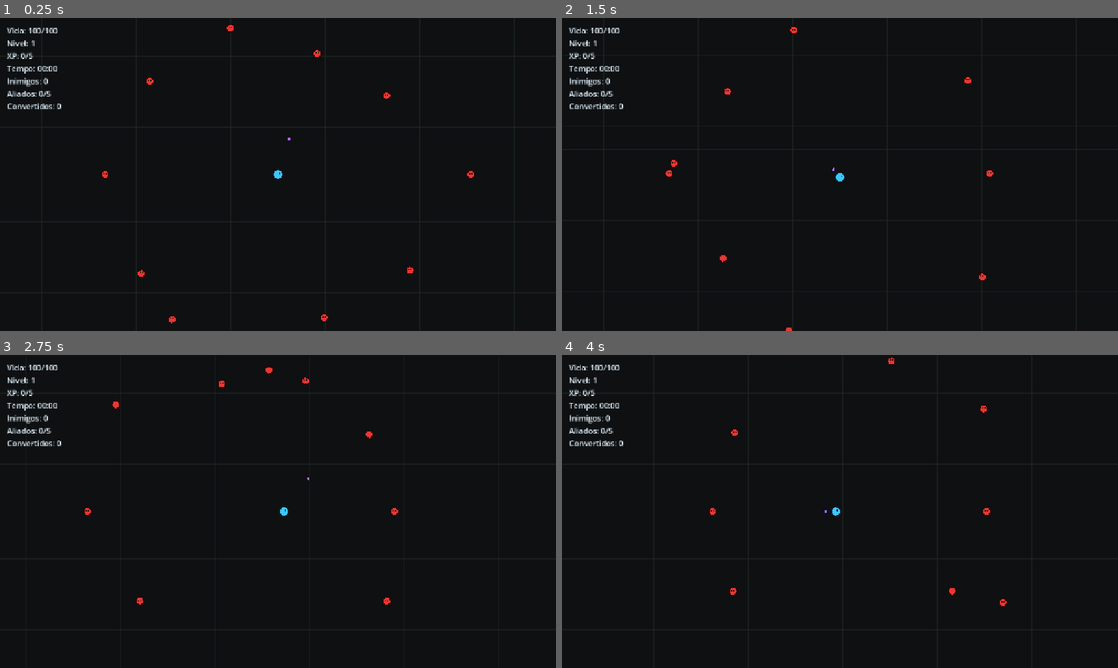
Above: before the commit, frames 1-4 (two rows, left to right).
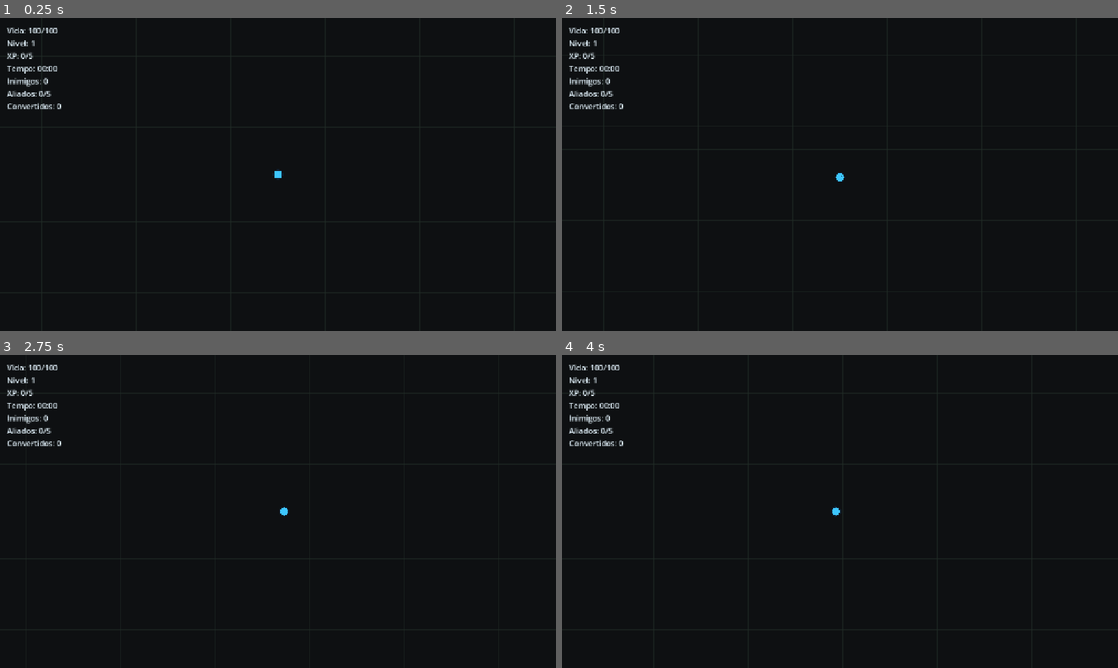
Above: after the commit, the same moments.

Repository: Hadamanthis/horde_vs
Game: Godot game, scene res://scenes/Game.tscn
Same seed, same stepped clock (60 frames per second), same inputs: the game is played once before the commit and once after it.
Inputs:
- Up to frame 1 (0.25 s): no input
- Up to frame 2 (1.5 s): hold D 0.53-1.28 s; hold R 0.53-1.28 s; hold S from 1.28 s (still down); tap R at 1.35 s
- Up to frame 3 (2.75 s): release S at 2.03 s; hold D from 2.03 s (still down); hold 1 from 2.03 s (still down); tap R at 2.3 s
- Up to frame 4 (4 s): release D at 2.78 s; release 1 at 2.78 s; hold W 2.78-3.53 s; tap 2 at 2.85 s; tap R at 3.05, 3.8 s; hold A from 3.53 s (still down); hold 3 from 3.53 s (still down)

The runs differ from the first frame. In frame 1, 0.3% of the frame differs, in the area x 18-86%, y 1-98%; in frame 2, 0.3%; in frame 3, 0.3%; in frame 4, 0.3%.

Commit message:
Corrige pausa spawn e cenas visuais

Diff:
--- a/scenes/Game.tscn
+++ b/scenes/Game.tscn
@@ -6,13 +6,16 @@
 [node name="Game" type="Node2D"]
 script = ExtResource("1_game")
 
-[node name="Player" parent="." instance=ExtResource("2_player")]
+[node name="World" type="Node2D" parent="."]
+process_mode = 1
 
-[node name="Entities" type="Node2D" parent="."]
+[node name="Player" parent="World" instance=ExtResource("2_player")]
 
-[node name="Projectiles" type="Node2D" parent="."]
+[node name="Entities" type="Node2D" parent="World"]
 
-[node name="XPOrbs" type="Node2D" parent="."]
+[node name="Projectiles" type="Node2D" parent="World"]
+
+[node name="XPOrbs" type="Node2D" parent="World"]
 
 [node name="HUD" type="CanvasLayer" parent="."]
 
--- a/scenes/entities/Player.tscn
+++ b/scenes/entities/Player.tscn
@@ -10,6 +10,21 @@
 collision_mask = 0
 script = ExtResource("1_player")
 
+[node name="Visual" type="Node2D" parent="."]
+
+[node name="Outline" type="Polygon2D" parent="Visual"]
+color = Color(0.06, 0.12, 0.18, 1)
+polygon = PackedVector2Array(0, -15, 10, -10, 15, 0, 10, 10, 0, 15, -10, 10, -15, 0, -10, -10)
+
+[node name="Body" type="Polygon2D" parent="Visual"]
+color = Color(0.24, 0.78, 1, 1)
+polygon = PackedVector2Array(0, -11, 8, -8, 11, 0, 8, 8, 0, 11, -8, 8, -11, 0, -8, -8)
+
+[node name="Eye" type="Polygon2D" parent="Visual"]
+color = Color(0.02, 0.04, 0.06, 1)
+position = Vector2(4, -3)
+polygon = PackedVector2Array(0, -2, 2, 0, 0, 2, -2, 0)
+
 [node name="CollisionShape2D" type="CollisionShape2D" parent="."]
 shape = SubResource("CircleShape2D_player")
 
--- a/scenes/entities/XPOrb.tscn
+++ b/scenes/entities/XPOrb.tscn
@@ -4,3 +4,17 @@
 
 [node name="XPOrb" type="Node2D"]
 script = ExtResource("1_xp_orb")
+
+[node name="Visual" type="Node2D" parent="."]
+
+[node name="Shadow" type="Polygon2D" parent="Visual"]
+color = Color(0.01, 0.04, 0.045, 0.9)
+polygon = PackedVector2Array(0, -16, 13, 0, 0, 16, -13, 0)
+
+[node name="Glow" type="Polygon2D" parent="Visual"]
+color = Color(0.15, 0.95, 1, 0.42)
+polygon = PackedVector2Array(0, -13, 11, 0, 0, 13, -11, 0)
+
+[node name="Crystal" type="Polygon2D" parent="Visual"]
+color = Color(0.78, 1, 0.25, 1)
+polygon = PackedVector2Array(0, -8, 6, 0, 0, 8, -6, 0)
--- a/scripts/entities/player.gd
+++ b/scripts/entities/player.gd
@@ -10,6 +10,8 @@
 @export var attack_interval: float = 1.0
 @export var attack_range: float = 420.0
 
+@onready var body_visual: Polygon2D = $Visual/Body as Polygon2D
+
 var current_health: int = max_health
 var can_move: bool = true
 var _hit_flash_time: float = 0.0
@@ -18,6 +20,7 @@
 func _ready() -> void:
 	current_health = max_health
 	health_changed.emit(current_health, max_health)
+	_update_visual()
 
 
 func _physics_process(delta: float) -> void:
@@ -31,7 +34,7 @@
 
 	if _hit_flash_time > 0.0:
 		_hit_flash_time -= delta
-		queue_redraw()
+		_update_visual()
 
 
 func take_damage(amount: int) -> void:
@@ -41,7 +44,7 @@
 	current_health = maxi(current_health - amount, 0)
 	_hit_flash_time = 0.12
 	health_changed.emit(current_health, max_health)
-	queue_redraw()
+	_update_visual()
 
 	if current_health == 0:
 		died.emit()
@@ -52,7 +55,7 @@
 	max_health += amount
 	current_health = mini(current_health + amount, max_health)
 	health_changed.emit(current_health, max_health)
-	queue_redraw()
+	_update_visual()
 
 
 func set_control_enabled(is_enabled: bool) -> void:
@@ -77,12 +80,10 @@
 	return direction.normalized()
 
 
-func _draw() -> void:
-	# Enquanto nao temos sprites, _draw cria uma silhueta simples e legivel.
+func _update_visual() -> void:
+	# O visual fica como nos filhos na cena; o script so troca cor no feedback de dano.
 	var body_color: Color = Color(0.24, 0.78, 1.0)
 	if _hit_flash_time > 0.0:
 		body_color = Color(1.0, 1.0, 1.0)
 
-	draw_circle(Vector2.ZERO, 14.0, Color(0.06, 0.12, 0.18))
-	draw_circle(Vector2.ZERO, 11.0, body_color)
-	draw_circle(Vector2(4.0, -3.0), 2.0, Color(0.02, 0.04, 0.06))
+	body_visual.color = body_color
--- a/scripts/entities/xp_orb.gd
+++ b/scripts/entities/xp_orb.gd
@@ -7,6 +7,8 @@
 @export var collect_radius: float = 22.0
 @export var magnet_radius: float = 96.0
 @export var magnet_speed: float = 220.0
+
+@onready var visual: Node2D = $Visual as Node2D
 
 var player: Node2D
 var _pulse_time: float = 0.0
@@ -35,30 +37,6 @@
 		var direction: Vector2 = (player.global_position - global_position).normalized()
 		global_position += direction * magnet_speed * delta
 
-	queue_redraw()
-
-
-func _draw() -> void:
-	# Cristal alto contraste: brilho ciano + nucleo amarelo para aparecer no chao escuro.
+	# O pulso fica no no Visual; o desenho em si aparece na cena como Polygon2D.
 	var pulse: float = 1.0 + sin(_pulse_time * 8.0) * 0.12
-	var radius: float = 8.0 * pulse
-	var points: PackedVector2Array = PackedVector2Array([
-		Vector2(0.0, -radius),
-		Vector2(radius * 0.8, 0.0),
-		Vector2(0.0, radius),
-		Vector2(-radius * 0.8, 0.0),
-	])
-	var outline: PackedVector2Array = points
-	outline.append(points[0])
-
-	var fill_colors: PackedColorArray = PackedColorArray([
-		Color(0.75, 1.0, 0.35),
-		Color(0.75, 1.0, 0.35),
-		Color(0.75, 1.0, 0.35),
-		Color(0.75, 1.0, 0.35),
-	])
-
-	draw_circle(Vector2.ZERO, radius + 5.0, Color(0.02, 0.07, 0.08, 0.82))
-	draw_circle(Vector2.ZERO, radius + 2.0, Color(0.14, 0.95, 1.0, 0.38))
-	draw_polygon(points, fill_colors)
-	draw_polyline(outline, Color(0.03, 0.08, 0.04), 2.0)
+	visual.scale = Vector2.ONE * pulse
--- a/scripts/game/game.gd
+++ b/scripts/game/game.gd
@@ -18,13 +18,15 @@
 @export var spawn_interval: float = 1.15
 @export var initial_enemy_count: int = 10
 @export var xp_per_slime: int = 1
+@export var spawn_safe_margin: float = 160.0
 
 # Referencias tipadas para os nos da cena principal.
-@onready var player: Player = $Player as Player
-@onready var player_camera: Camera2D = $Player/Camera2D as Camera2D
-@onready var entities: Node2D = $Entities as Node2D
-@onready var projectiles: Node2D = $Projectiles as Node2D
-@onready var xp_orbs: Node2D = $XPOrbs as Node2D
+@onready var world: Node2D = $World as Node2D
+@onready var player: Player = $World/Player as Player
+@onready var player_camera: Camera2D = $World/Player/Camera2D as Camera2D
+@onready var entities: Node2D = $World/Entities as Node2D
+@onready var projectiles: Node2D = $World/Projectiles as Node2D
+@onready var xp_orbs: Node2D = $World/XPOrbs as Node2D
 @onready var stats_label: Label = $HUD/Stats as Label
 @onready var hint_label: Label = $HUD/Hint as Label
 @onready var game_over_label: Label = $HUD/GameOver as Label
@@ -101,6 +103,7 @@
 func _ready() -> void:
 	randomize()
 	process_mode = Node.PROCESS_MODE_ALWAYS
+	world.process_mode = Node.PROCESS_MODE_PAUSABLE
 	upgrade_panel.process_mode = Node.PROCESS_MODE_ALWAYS
 	upgrade_panel.visible = false
 	upgrade_buttons.append(upgrade_button_1)
@@ -126,6 +129,7 @@
 
 func _process(delta: float) -> void:
 	if Input.is_key_pressed(KEY_R):
+		get_tree().paused = false
 		get_tree().reload_current_scene()
 
 	if _is_choosing_upgrade:
@@ -173,17 +177,33 @@
 
 func _spawn_enemy(forced_angle: float = -1.0) -> void:
 	var enemy: Enemy = ENEMY_SCENE.instantiate() as Enemy
-	var angle: float = forced_angle
-	if angle < 0.0:
-		angle = randf() * TAU
-
-	# Spawn fora da area imediata do jogador para dar tempo de reagir.
-	var distance: float = randf_range(360.0, 540.0)
-	enemy.global_position = player.global_position + Vector2.RIGHT.rotated(angle) * distance
+	enemy.global_position = _get_spawn_position_outside_camera(forced_angle)
 	enemy.setup(player)
 	enemy.died.connect(_on_enemy_died)
 	entities.add_child(enemy)
 	enemies.append(enemy)
+
+
+func _get_spawn_position_outside_camera(forced_angle: float = -1.0) -> Vector2:
+	# Inimigos nascem alem do retangulo visivel para o jogador nao ver o pop-in.
+	var visible_rect: Rect2 = _get_camera_world_rect()
+	var center: Vector2 = visible_rect.get_center()
+	var half_size: Vector2 = visible_rect.size * 0.5
+	var angle: float = forced_angle
+	if angle < 0.0:
+		angle = randf() * TAU
+
+	var direction: Vector2 = Vector2.RIGHT.rotated(angle)
+	var x_distance: float = 1000000.0
+	var y_distance: float = 1000000.0
+	if absf(direction.x) > 0.001:
+		x_distance = half_size.x / absf(direction.x)
+	if absf(direction.y) > 0.001:
+		y_distance = half_size.y / absf(direction.y)
+
+	var edge_distance: float = minf(x_distance, y_distance)
+	var extra_distance: float = spawn_safe_margin + randf_range(0.0, 96.0)
+	return center + direction * (edge_distance + extra_distance)
 
 
 func _fire_player_projectile() -> void:
@@ -423,6 +443,32 @@
 
 func _draw() -> void:
 	# O fundo acompanha a camera e considera o zoom; assim nao sobra borda cinza na tela.
+	var visible_rect: Rect2 = _get_camera_world_rect()
+	var padding: Vector2 = Vector2(256.0, 256.0)
+	var top_left: Vector2 = visible_rect.position - padding * 0.5
+	var visible_size: Vector2 = visible_rect.size + padding
+
+	draw_rect(Rect2(top_left, visible_size), Color(0.055, 0.065, 0.07), true)
+
+	var grid_color: Color = Color(0.13, 0.17, 0.15, 0.55)
+	var grid_size: float = 64.0
+	var start_x: float = floorf(top_left.x / grid_size) * grid_size
+	var end_x: float = top_left.x + visible_size.x
+	var start_y: float = floorf(top_left.y / grid_size) * grid_size
+	var end_y: float = top_left.y + visible_size.y
+
+	var x: float = start_x
+	while x <= end_x:
+		draw_line(Vector2(x, top_left.y), Vector2(x, end_y), grid_color, 1.0)
+		x += grid_size
+
+	var y: float = start_y
+	while y <= end_y:
+		draw_line(Vector2(top_left.x, y), Vector2(end_x, y), grid_color, 1.0)
+		y += grid_size
+
+
+func _get_camera_world_rect() -> Rect2:
 	var viewport_rect: Rect2 = get_viewport_rect()
 	var camera_center: Vector2 = Vector2.ZERO
 	var visible_size: Vector2 = viewport_rect.size
@@ -435,24 +481,4 @@
 	elif is_instance_valid(player):
 		camera_center = player.global_position
 
-	visible_size += Vector2(256.0, 256.0)
-	var top_left: Vector2 = camera_center - visible_size * 0.5
-
-	draw_rect(Rect2(top_left, visible_size), Color(0.055, 0.065, 0.07), true)
-
-	var grid_color: Color = Color(0.13, 0.17, 0.15, 0.55)
-	var grid_size: float = 64.0
-	var start_x: float = floorf(top_left.x / grid_size) * grid_size
-	var end_x: float = top_left.x + visible_size.x
-	var start_y: float = floorf(top_left.y / grid_size) * grid_size
-	var end_y: float = top_left.y + visible_size.y
-
-	var x: float = start_x
-	while x <= end_x:
-		draw_line(Vector2(x, top_left.y), Vector2(x, end_y), grid_color, 1.0)
-		x += grid_size
-
-	var y: float = start_y
-	while y <= end_y:
-		draw_line(Vector2(top_left.x, y), Vector2(end_x, y), grid_color, 1.0)
-		y += grid_size
+	return Rect2(camera_center - visible_size * 0.5, visible_size)
Not shown, changed: AGENTS.md
Not shown, changed: SPRINTS.md
